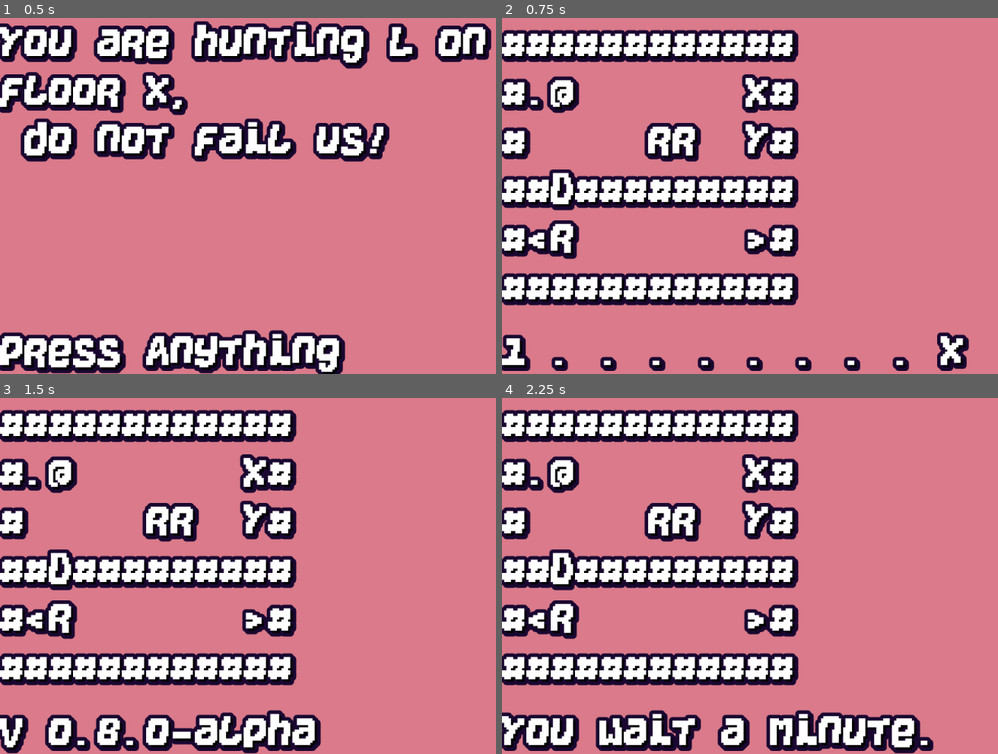
Above: before the commit, frames 1-4 (two rows, left to right).
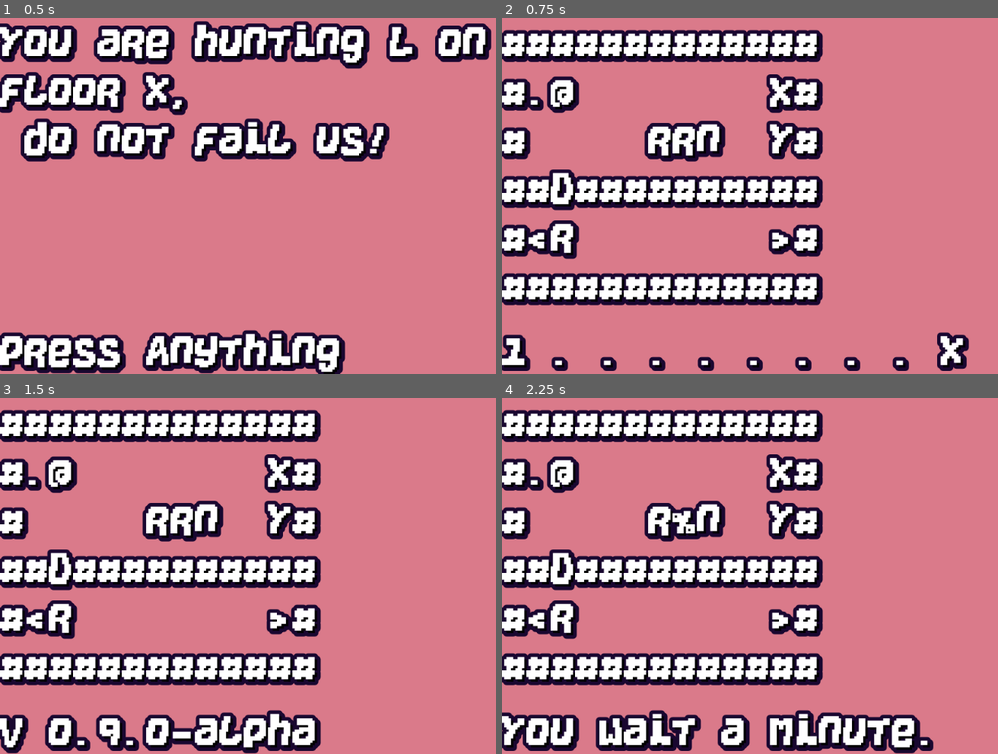
Above: after the commit, the same moments.

Repository: KaizNike/Defeating-User-Built-Dungeon
Game: Godot game, scene res://Main.tscn
Same seed, same stepped clock (60 frames per second), same inputs: the game is played once before the commit and once after it.
Inputs (mouse positions are in pixels of both pictures, inside the frame that each line leads up to):
- Up to frame 1 (0.5 s): no input
- Up to frame 2 (0.75 s): tap Enter at 0.5 s; move the mouse to (938, 178) at 0.52 s; hold Right (move_right) from 0.53 s (still down); hold Z (use_scroll) from 0.53 s (still down)
- Up to frame 3 (1.5 s): tap R (reset) at 1.25 s; move the mouse to (183, 593) at 1.27 s; release Right (move_right) at 1.28 s; release Z (use_scroll) at 1.28 s; hold Down (move_down) from 1.28 s (still down); tap V (version_display) at 1.35 s
- Up to frame 4 (2.25 s): tap R (reset) at 2 s; move the mouse to (869, 497) at 2.02 s; release Down (move_down) at 2.03 s; hold Right (move_right) from 2.03 s (still down); hold . (wait) from 2.03 s (still down)

Frame 1 is identical in both runs. In frame 2, 5.8% of the frame differs, in the area x 39-65%, y 3-81%; in frame 3, 6.0%; in frame 4, 6.1%, in the area x 34-65%, y 3-81%.

Commit message:
0.9 Dingo Danger
- Now Rooms Stick Around
- Hungry Behav
- Dingos, they hunger

Diff:
--- a/Defeating User Built Dungeon/Main.gd
+++ b/Defeating User Built Dungeon/Main.gd
@@ -1,8 +1,8 @@
 extends Node
 
 # Major, Minor, Patch
-var version = [0, 8, 0, "-alpha"]
-# Latest - The Return, A Year Later - Inventory Upgrade + Level Adding Robustness
+var version = [0, 9, 0, "-alpha"]
+# Dingos and Room Retention
 
 # Future ideas - Friendly or neutral mobs, ghosts (spawn in reused rooms where player died), Pets
 
@@ -29,12 +29,12 @@
 var Rooms = []
 
 const RoomsStore = ["""
-############
-#@        x#
-#     rr  Y#
-##D#########
-#<r       >#
-############
+#############
+#@         x#
+#     rr n Y#
+##D##########
+#<r        >#
+#############
 """,
 """
 #############
@@ -50,9 +50,9 @@
 const INTERACTS = [">", "<", "Y", "y", "D", "K", "%", "+", "c"]
 # "#" - Wall, "D" - Locked Door, "X" - Old Wall
 const COLLIDES = ["#", "D", "X"]
-# "r" - Rat, "k" - Kobold, "g" - Goblin, "L" - Lich, "@" - Player, "x" - Crate, "c" - Chest
-const ENTITIES = ["r", "k", "g", "L", "@", "x", "c"]
-# "T" - Sword, "S" - Whip, "Z" - Scroll, "V" - Shovel, "B" - Bow, "E" - Trident
+# "r" - Rat, "n" - DiNgo, "k" - Kobold, "g" - Goblin, "L" - Lich, "@" - Player, "x" - Crate, "c" - Chest
+const ENTITIES = ["r", "n", "k", "g", "L", "@", "x", "c"]
+# "T" - Sword, "S" - Whip, "Z" - Scroll, "V" - Shovel (tunnel walls, 2 dmg), "B" - Bow (range 6, 1dmg), "E" - Trident
 const WEAPONS = ["T", "S", "Z", "V", "B", "E"]
 # "O" - Shield, "P" - Platemail, "B" - Boots
 const ARMORS = ["O", "P", "B"]
@@ -120,6 +120,13 @@
 		Being.DMG = 1
 		Being.bodyDesc = "rat"
 		Being.Relation = "Hostile"
+	elif Char == "n":
+		Being.Speed = 3
+		Being.Turns = 2
+		Being.DMG = 2
+		Being.bodyDesc = "dingo"
+		Being.Behav = "Hungry"
+		Being.Relation = "Dingos"
 	elif Char == "@":
 		player.Loc = Loc
 		actors.append(player)
@@ -132,6 +139,15 @@
 		Being.Behav = "Still"
 		Being.bodyDesc = "crate"
 		_spawn_item_inside_container(Being.Inv,Char)
+	elif Char == "g":
+		Being.HP = 2
+		Being.Turns = 1
+		Being.Speed = 1
+		Being.DMG = 0
+		Being.Behav = "HunterGather"
+		Being.bodydesc = "goblin"
+		Being.Relation = "Goblin"
+		_spawn_item_inside_container(Being.Inv, Char)
 #		var containing = item.duplicate(false)
 #		var rand = randi()%2
 #		match rand:
@@ -458,6 +474,67 @@
 			continue
 		elif Actor.Behav == "Hunter":
 			continue
+		elif Actor.Behav == "Hungry":
+			var actorDir = Vector2.ZERO
+			print("A Hungry One At: " + str(Actor.Loc))
+			print(corpses.size())
+			if corpses.size() > 0:
+				print("Hunger for corpses.")
+				var distance = 100
+				var finalCorpse = {}
+				for corpse in corpses:
+					var checkDistance = get_distance(Actor.Loc,corpse.Loc)
+					if checkDistance < distance:
+						distance = checkDistance
+						finalCorpse = corpse
+				actorDir = Vector2(clamp(finalCorpse.Loc.x-Actor.Loc.x,-1,1),clamp(finalCorpse.Loc.y-Actor.Loc.y,-1,1))
+			else:
+				print("Hunger for actors.")
+				var distance = 100
+				var finalActor = {}
+				for actor in actors:
+					if actor.Relation != "Dingos":
+						var checkDistance = get_distance(Actor.Loc,actor.Loc)
+						if checkDistance < distance:
+							distance = checkDistance
+							finalActor = actor
+				print(finalActor.Loc)
+				print(Actor.Loc)
+				actorDir = Vector2(clamp(finalActor.Loc.x-Actor.Loc.x,-1,1), clamp(finalActor.Loc.y-Actor.Loc.y,-1,1))
+				print(actorDir)
+			var actorLoc = Actor.Loc + actorDir
+			print("Hungry One To: " + str(actorLoc))
+			var Dest = a[actorLoc.y][actorLoc.x]
+			if Dest in ENTITIES:
+				var targetIndex = 0
+				for targetActor in actors:
+					if targetActor.Char == Actor.Char:
+						targetIndex += 1
+						continue
+					if targetActor.Char == Dest and targetActor.Loc == actorLoc:
+						targetActor.HP -= Actor.DMG
+						if targetActor.HP < 1:
+							if targetActor.Char == "@":
+								statusLabel.text = "You are slain."
+							_add_corpse(targetActor)
+#							actors.remove(targetIndex)
+							a[actorLoc.y][actorLoc.x] = "%"
+							break
+						if targetActor.Char == "@":
+							statusLabel.text = "You got hit for " + str(Actor.DMG) + " DMG!"
+							notiTimer.start()
+							break
+					targetIndex += 1
+			if Dest in INTERACTS:
+				if _handle_actor_interaction(Actor,Dest,actorLoc):
+					continue
+			if Dest in COLLIDES or Dest in ENTITIES:
+				continue
+			else:
+				a[Actor.Loc.y][Actor.Loc.x] = " "
+				a[actorLoc.y][actorLoc.x] = Actor.Char
+				Actor.Loc = actorLoc
+				Actor.Turns -= 1
 		elif Actor.Behav == "Random":
 			var x = randi()%3-1
 			var y = 0
@@ -481,7 +558,8 @@
 						if targetActor.HP < 1:
 							if targetActor.Char == "@":
 								statusLabel.text = "You are slain."
-							actors.remove(targetIndex)
+							_add_corpse(targetActor)
+#							actors.remove(targetIndex)
 							a[actorLoc.y][actorLoc.x] = "%"
 							break
 						if targetActor.Char == "@":
@@ -491,7 +569,7 @@
 					targetIndex += 1
 				pass
 			if Dest in INTERACTS:
-				if _handle_actor_interaction(Actor,Dest):
+				if _handle_actor_interaction(Actor,Dest, actorLoc):
 					continue
 			if Dest in COLLIDES or Dest in ENTITIES:
 				continue
@@ -524,7 +602,7 @@
 func get_distance(selfLoc:Vector2, targetLoc:Vector2):
 	return sqrt(pow(selfLoc.x-targetLoc.x, 2) + pow(selfLoc.y-targetLoc.y,2))
 
-func _handle_actor_interaction(actor, type) -> bool:
+func _handle_actor_interaction(actor, type, loc) -> bool:
 	if actor.Char == "r":
 		if type == "Y":
 			var I = item.duplicate(false)
@@ -534,6 +612,17 @@
 			return false
 		else:
 			return true
+	elif actor.Char == "n":
+		if type == "%":
+			for corpse in corpses:
+				if loc == corpse.Loc:
+					for item in corpse.Inv:
+						actor.Inv.append(item)
+					actor.Behav = "Random"
+					return false
+			return true
+		else:
+			return true
 	else:
 		return true
 
@@ -543,10 +632,12 @@
 	if type == ">":
 		levelChange = true
 		levelDiff = 1
+		Rooms[currentRoom] = $VSplitContainer/LevelLabel.text
 		currentRoom += 1
 	elif type == "<":
 		levelChange = true
 		levelDiff = -1
+		Rooms[currentRoom] = $VSplitContainer/LevelLabel.text
 		currentRoom -= 1
 	elif type == "Y":
 		var I = item.duplicate(false)
@@ -713,6 +804,16 @@
 				Item.Type = "Lightning"
 				Item.Uses = 1
 	# finish
+	elif containerType == "g":
+		var rand = randi()%100
+		if rand < 9:
+			Item.Char = "V"
+			Item.Type = "Digging"
+			Item.Uses = 11
+		if rand > 90:
+			Item.Chat = "B"
+			Item.Type = "Hunting"
+			Item.Uses = 6
 	if Item.Char == "":
 		return
 	containerInv.append(Item)
@@ -812,6 +913,7 @@
 	else:
 		store = Rooms[currentRoom]
 
+
 	save_game(autosaveLoc)
 	game_array = _get_text_as_array(store)
 	corpses.clear()
@@ -846,6 +948,16 @@
 #	pass
 
 
+#func _get_array_as_text(text:String) -> Array:
+#	var array = []
+#	var textSplit = text.split("\n")
+#	for line in textSplit:
+#		var lineInArray = []
+#		for Char in line:
+#			lineInArray.append(Char)
+#		array.append(lineInArray)
+#	return array
+
 func _display_array(array : Array):
 	var index = 1
 	var text = ""
